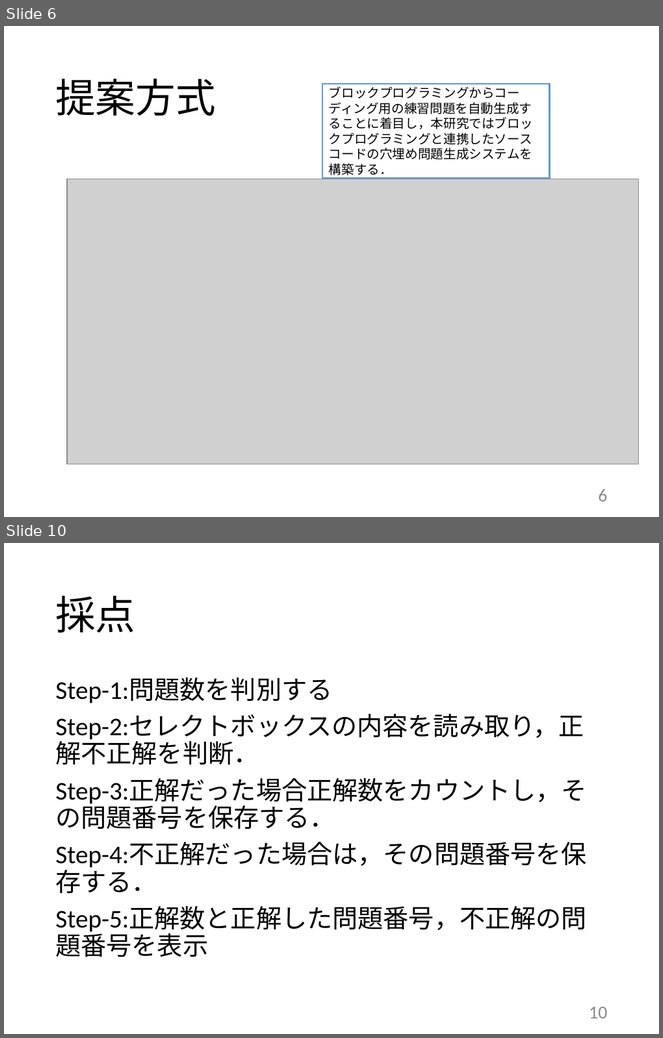
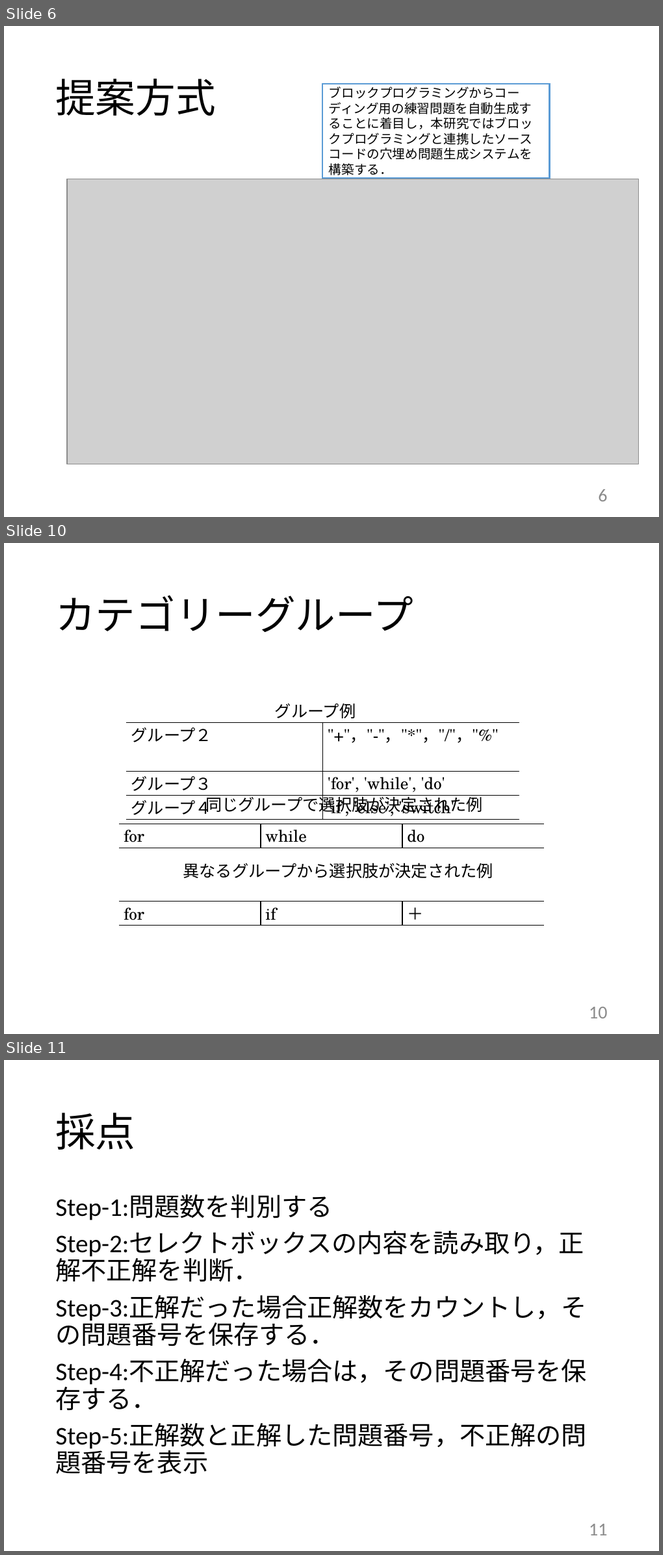
Before and after one commit to kait-takanolab/1821121-shimaoka-thesis, a slide deck: 1821121_shimaoka_thesis.pptx. Shown one above the other, each under a label of ours: slides 6 and 10 before the commit, slides 6, 10 and 11 after it; the slides between them are not shown. The pictures are 663x1038 and 663x1555 pixels, drawn with LibreOffice and Linux fonts; fonts in the diff are those of the drawing; grey boxes stand for pictures. Boxes give left, top, right and bottom in pixels: in the first picture for what was removed or moved away, otherwise in the second. Text is boxed around its words. In the diff, an @@ line names an element or a change of style, - is before the commit and + after.

```diff
--- a/1821121_shimaoka_thesis.pptx
+++ b/1821121_shimaoka_thesis.pptx
@@ slide 10 added at box(4, 543, 659, 1034), background #FFFFFF @@
@@ title added at box(55, 595, 414, 632), 44 pt, text #000000 @@
+カテゴリーグループ
@@ text added at box(275, 704, 356, 719), 18 pt, text #000000 @@
+グループ例
@@ table added at box(126, 722, 519, 819), 3 rows, 2 columns @@
+グループ２ | "+"，"-"，"*"，"/"，"%"
+グループ３ | 'for', 'while', 'do'
+グループ４ | 'if', 'else', 'switch'
@@ text added at box(206, 794, 483, 815), 18 pt, text #000000 @@
+同じグループで選択肢が決定された例
@@ table added at box(119, 824, 544, 845), 1 rows, 3 columns @@
+for | while | do
@@ text added at box(183, 863, 493, 878), 18 pt, text #000000 @@
+異なるグループから選択肢が決定された例
@@ table added at box(119, 901, 544, 923), 1 rows, 3 columns @@
+for | if | ＋
@@ page number added at box(589, 1007, 607, 1019), 20 pt, text #8C8C8C @@
+10
@@ what was slide 10 is now slide 11 @@
@@ page number at box(589, 1524, 607, 1536): text changed @@
-10
+11
```
Also in this commit, not shown: 7 slides changed, 1 other slide added.
